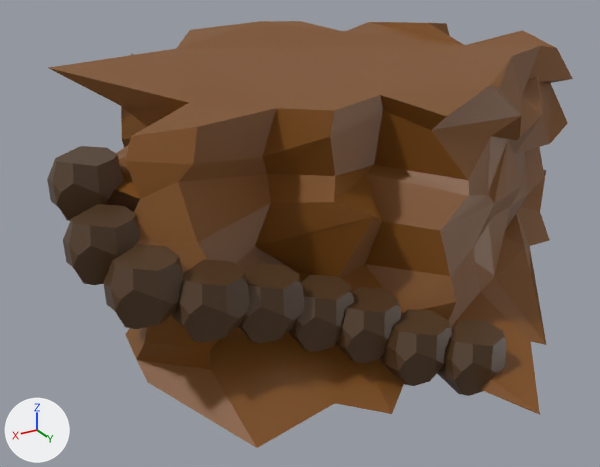
The FBX model Assets/Models/Cliff_1WithStair.fbx as it was, and as the next commit left it.
Both versions are drawn from a camera (50 mm lens) standing at (1.53, 2.3, 1.31) and looking at (0.17, 0.05, 0.19). Lighting does not change. The marker at lower left points along +X, +Y and +Z. Where no turn or scale is listed for an object, it has been applied to the vertices.
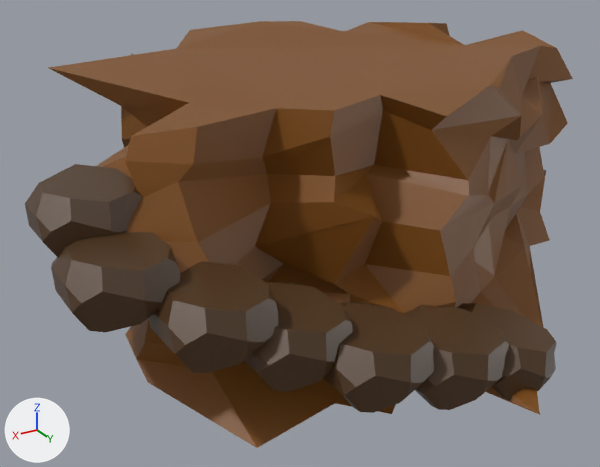
Boxes [x1, y1, x2, y2] around the edits, measured in the pictures (600 x 467 px):
'Cube.005', moved, rescaled: before [173, 259, 250, 343]; after [51, 231, 182, 332]
'Cube.006', moved, rescaled (44% wider, 10% taller): before [103, 244, 184, 329]; after [25, 164, 142, 258]
'Cube.004', moved, rescaled: before [239, 263, 304, 343]; after [149, 261, 278, 373]
'Cube.001', moved, rescaled: before [380, 309, 452, 386]; after [405, 305, 509, 410]
'Cube.002', moved, rescaled: before [335, 287, 401, 363]; after [323, 302, 434, 413]
'Cube.003', moved, rescaled (64% wider, 42% taller): before [288, 275, 354, 352]; after [244, 282, 353, 392]
'Cube', moved, rescaled: before [437, 320, 506, 396]; after [458, 303, 557, 401]
'Cube.007', deleted (brown): before [63, 204, 141, 285]
'Cube.008', deleted (brown): before [47, 146, 124, 221]

What the commit changed:
Object 'Cube.006' (ob_cube_006) moves from (0.91, 0.53, 0.398) to (0.961, 0.256, 0.521).
Object 'Cube.006' (ob_cube_006) is rescaled from (0.079, 0.079, 0.079) to (0.118, 0.165, 0.079).
Object 'Cube.005' (ob_cube_005) moves from (0.76, 0.579, 0.34) to (0.961, 0.46, 0.42).
Object 'Cube.005' (ob_cube_005) is rescaled from (0.079, 0.079, 0.079) to (0.118, 0.165, 0.079).
Object 'Cube.001' (ob_cube_001) moves from (0.224, 0.745, 0.125) to (0.179, 0.797, 0.125).
Object 'Cube.001' (ob_cube_001) is rescaled from (0.079, 0.079, 0.079) to (0.125, 0.164, 0.079).
Object 'Cube.008' (ob_cube_008) is deleted.
Object 'Cube.002' (ob_cube_002) moves from (0.336, 0.658, 0.186) to (0.414, 0.772, 0.186).
Object 'Cube.002' (ob_cube_002) is rescaled from (0.079, 0.079, 0.079) to (0.118, 0.165, 0.079).
Object 'Cube' (ob_cube) moves from (0.086, 0.816, 0.087) to (-0.012, 0.816, 0.087).
Object 'Cube' (ob_cube) is rescaled from (0.079, 0.079, 0.079) to (0.0909, 0.169, 0.079).
Object 'Cube.007' (ob_cube_007) is deleted.
Object 'Cube.004' (ob_cube_004) moves from (0.605, 0.588, 0.295) to (0.78, 0.62, 0.337).
Object 'Cube.004' (ob_cube_004) is rescaled from (0.079, 0.079, 0.079) to (0.118, 0.165, 0.079).
Object 'Cube.003' (ob_cube_003) moves from (0.456, 0.606, 0.233) to (0.591, 0.666, 0.248).
Object 'Cube.003' (ob_cube_003) is rescaled from (0.079, 0.079, 0.079) to (0.118, 0.165, 0.079).
